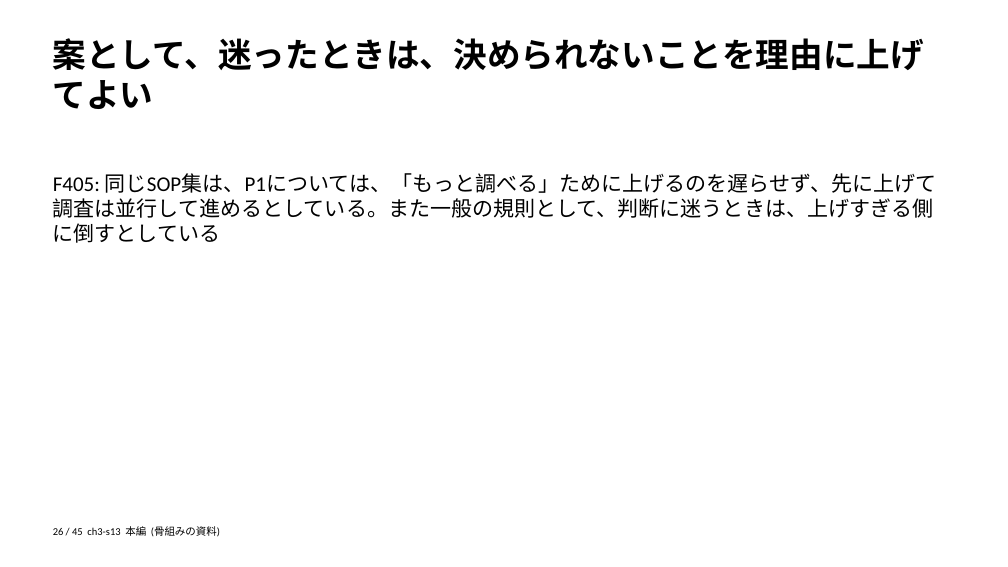
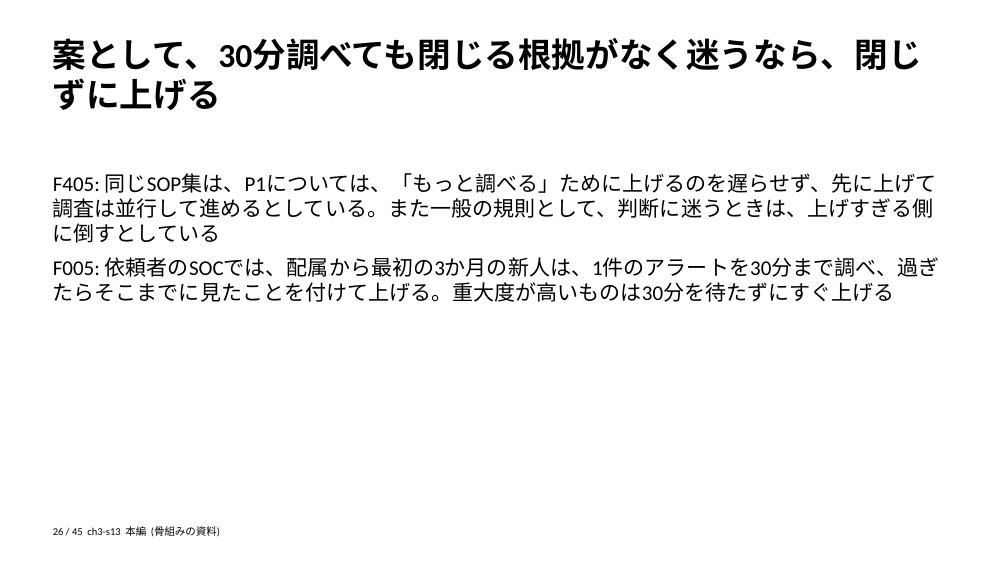
Before and after one commit to zyuuryuu/PPTX-Planner, a slide deck: slide 26 of trial/deck/preview/skeleton.pptx. Drawn at 1008x567 pixels with LibreOffice and Linux fonts; fonts in the diff are those of the drawing. Boxes give left, top, right and bottom in pixels: in the first picture for what was removed or moved away, otherwise in the second. Text is boxed around its words. In the diff, an @@ line names an element or a change of style, - is before the commit and + after.

```diff
--- a/trial/deck/preview/skeleton.pptx
+++ b/trial/deck/preview/skeleton.pptx
@@ text at (53, 38, 922, 110): text changed @@
-案として、迷ったときは、決められないことを理由に上げてよい
+案として、30分調べても閉じる根拠がなく迷うなら、閉じずに上げる
@@ text at (53, 257, 940, 302): paragraph added @@
+F005: 依頼者のSOCでは、配属から最初の3か月の新人は、1件のアラートを30分まで調べ、過ぎたらそこまでに見たことを付けて上げる。重大度が高いものは30分を待たずにすぐ上げる
```
Also in this commit, not shown: 6 other slides changed, 5 other files.
